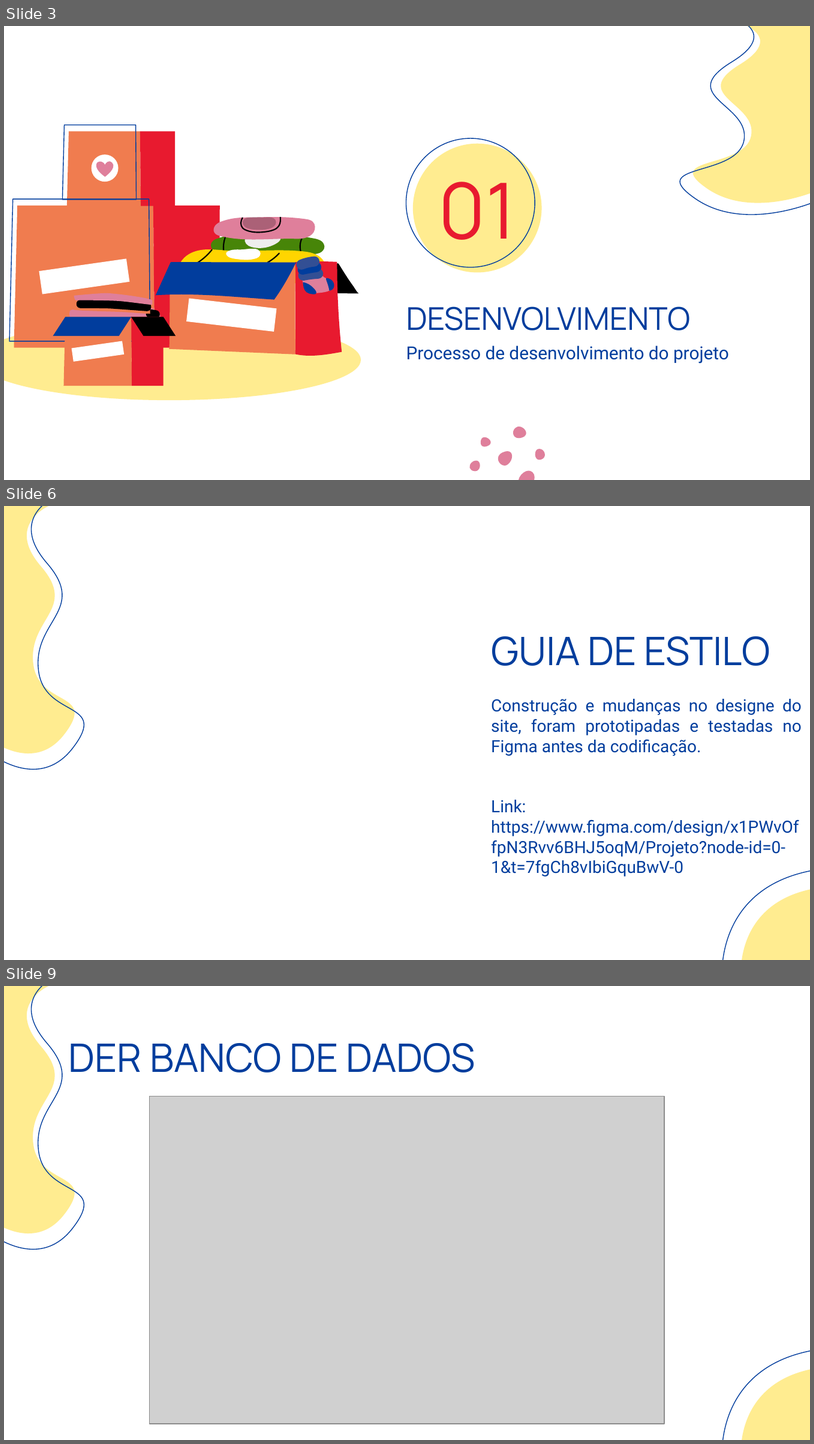
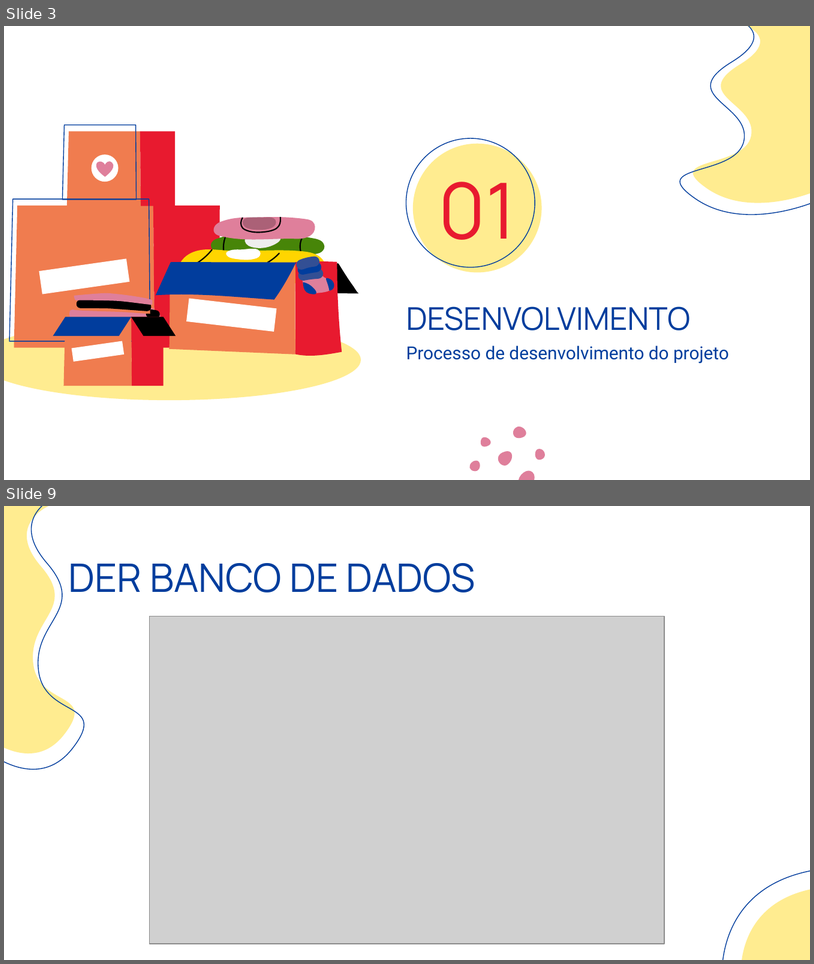
Before and after one commit to 2024-1-NADS2/Projeto1, a slide deck: documentos/apresentação.pptx. Shown one above the other, each under a label of ours: slides 3, 6 and 9 before the commit, slides 3 and 9 after it; the slides between them are not shown. The pictures are 814x1444 and 814x964 pixels, drawn with LibreOffice and Linux fonts; fonts in the diff are those of the drawing; grey boxes stand for pictures. Boxes give left, top, right and bottom in pixels: in the first picture for what was removed or moved away, otherwise in the second. Text is boxed around its words. In the diff, an @@ line names an element or a change of style, - is before the commit and + after.

```diff
--- a/documentos/apresentação.pptx
+++ b/documentos/apresentação.pptx
@@ slide 6 removed at (x1=4, y1=506, x2=810, y2=960), background #FFFFFF; not listed: 4 template elements that a slide beside it also shows @@
@@ title removed at (x1=491, y1=636, x2=770, y2=666) @@
-GUIA DE ESTILO
@@ text removed at (x1=491, y1=699, x2=802, y2=876) @@
-Construção e mudanças no designe do site, foram prototipadas e testadas no Figma antes da codificação.
-Link: https://www.figma.com/design/x1PWvOffpN3Rvv6BHJ5oqM/Projeto?node-id=0-1&t=7fgCh8vIbiGquBwV-0
```
Also in this commit, not shown: 3 slides changed, 2 slides added, 1 other slide removed.
